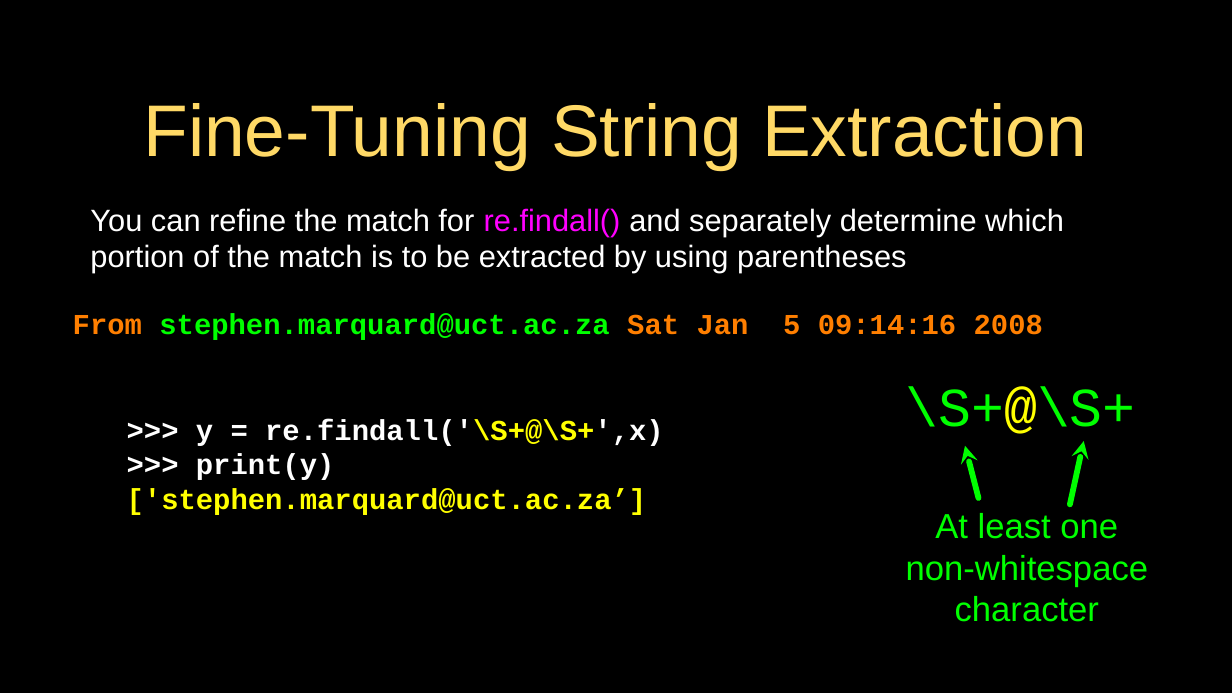
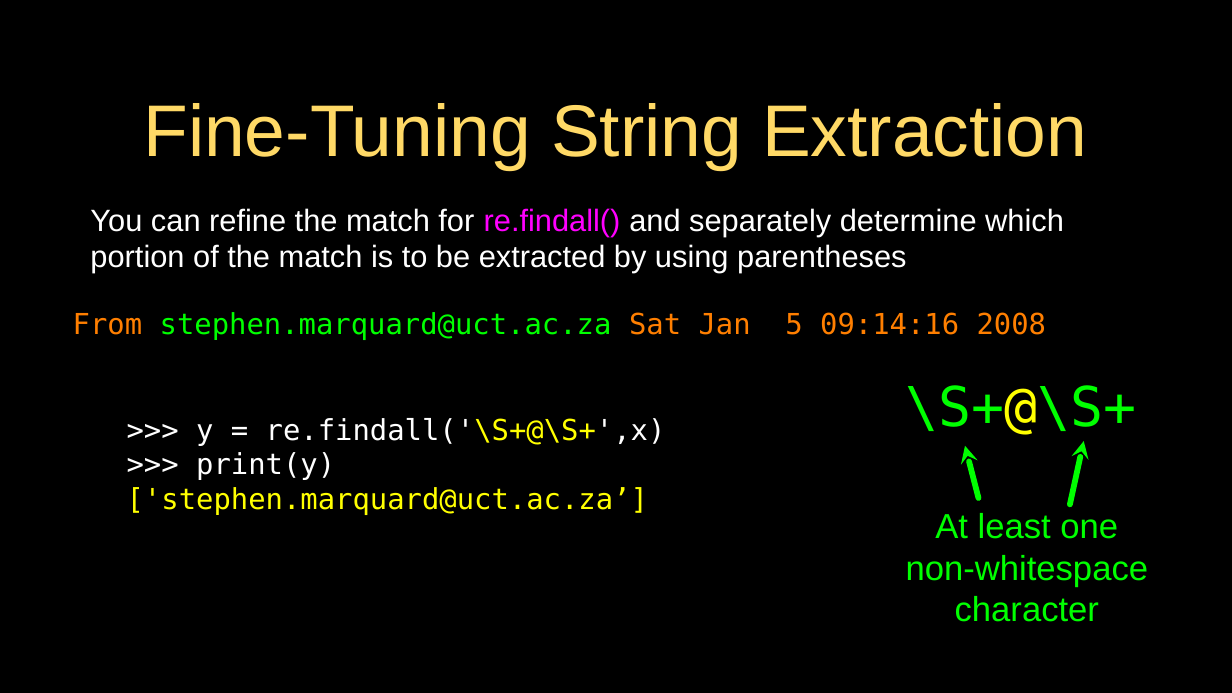
Before and after one commit to csev/py4e, a slide deck: slide 18 of lectures3/Pythonlearn-11-Regex.pptx (slide 19 before the commit). Drawn at 1232x693 pixels with LibreOffice and Linux fonts; fonts in the diff are those of the drawing. Boxes give left, top, right and bottom in pixels: in the first picture for what was removed or moved away, otherwise in the second. Text is boxed around its words. In the diff, an @@ line names an element or a change of style, - is before the commit and + after.

```diff
--- a/lectures3/Pythonlearn-11-Regex.pptx
+++ b/lectures3/Pythonlearn-11-Regex.pptx
@@ text "From stephen.marquard@uct.ac.za Sat Jan 5 ..." at (73,312,1047,340): font Courier New to DejaVu Sans Mono, bold off @@
@@ text ">>> y = re.findall('\S+@\S+',x)" at (127,418,666,515): font Courier New to DejaVu Sans Mono, bold off @@
@@ text "\S+@\S+" at (905,385,1136,435): font Courier New to DejaVu Sans Mono @@
```
Also in this commit, not shown: 23 other slides changed, 1 slide removed, 1 other file.
